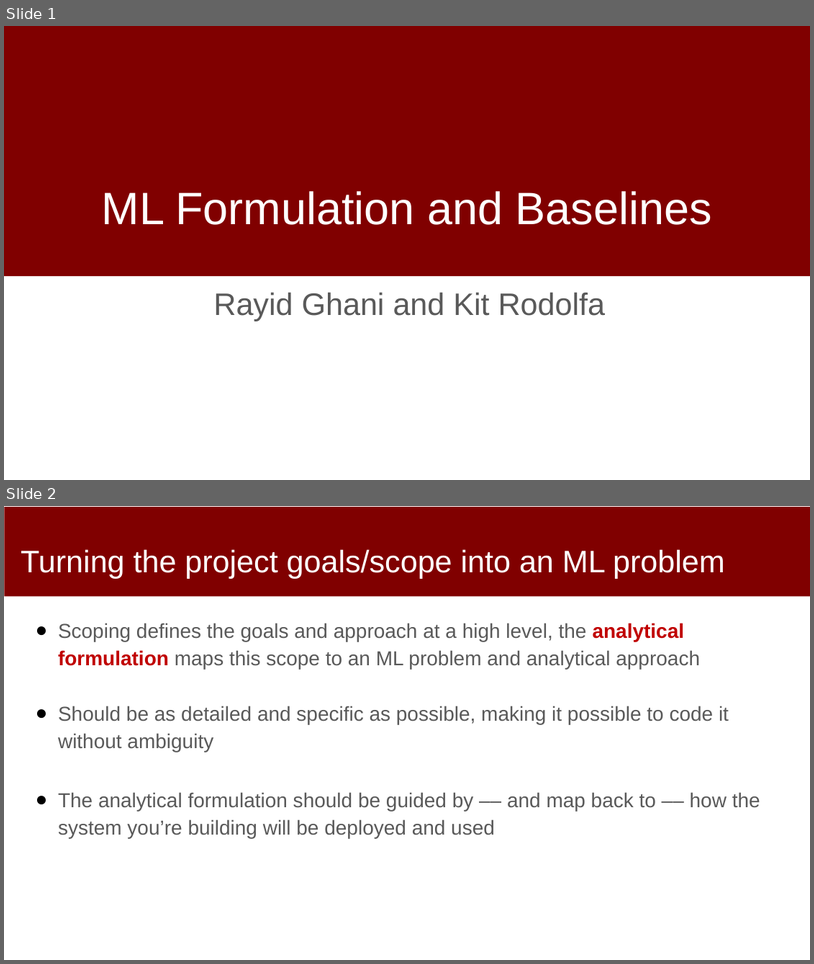
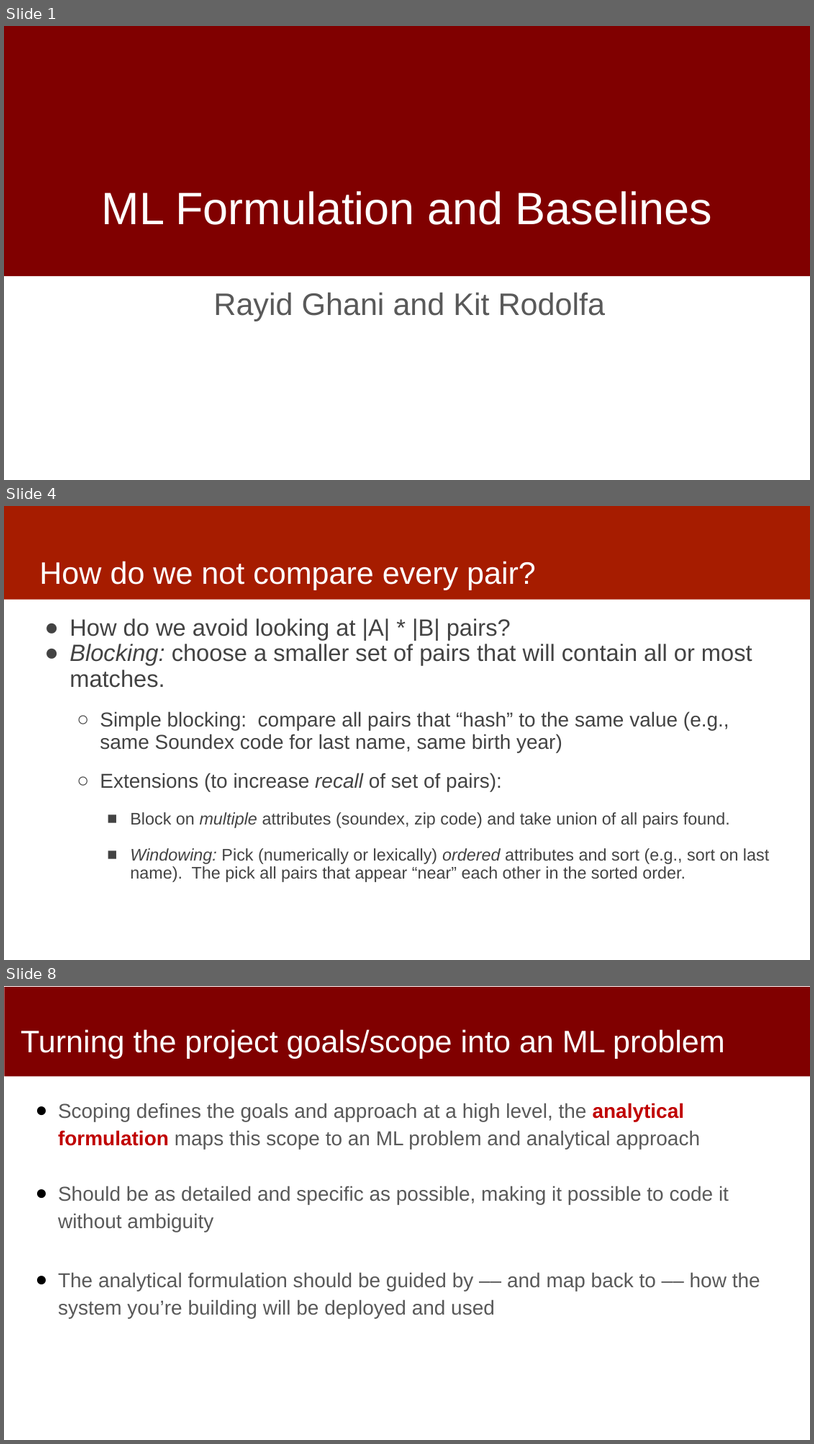
Before and after one commit to dssg/MLinPractice, a slide deck: Lectures/Lecture4-Formulation.pptx. Shown one above the other, each under a label of ours: slides 1 and 2 before the commit, slides 1, 4 and 8 after it; the slides between them are not shown. The pictures are 814x964 and 814x1444 pixels, drawn with LibreOffice and Linux fonts; fonts in the diff are those of the drawing; background and template pictures are left out. Boxes give left, top, right and bottom in pixels: in the first picture for what was removed or moved away, otherwise in the second. Text is boxed around its words. In the diff, an @@ line names an element or a change of style, - is before the commit and + after.

```diff
--- a/Lectures/Lecture4-Formulation.pptx
+++ b/Lectures/Lecture4-Formulation.pptx
@@ slide 4 added at [4, 506, 810, 960], background #FFFFFF @@
@@ rectangle added at [4, 506, 810, 599], fill #A61C00 @@
@@ title added at [39, 561, 536, 590], 37 pt, text #FFFFFF @@
+How do we not compare every pair?
@@ text added at [70, 618, 769, 882], 20 pt, text #434343 @@
+● How do we avoid looking at |A| * |B| pairs?
+● Blocking: choose a smaller set of pairs that will contain all or most matches.
+  ○ Simple blocking: compare all pairs that “hash” to the same value (e.g., same Soundex code for last name, same birth year)
+  ○ Extensions (to increase recall of set of pairs):
+    ■ Block on multiple attributes (soundex, zip code) and take union of all pairs found.
+    ■ Windowing: Pick (numerically or lexically) ordered attributes and sort (e.g., sort on last name). The pick all pairs that appear “near” each other in the sorted order.
@@ what was slide 2 is now slide 8 @@
```
Also in this commit, not shown: 7 other slides added.
